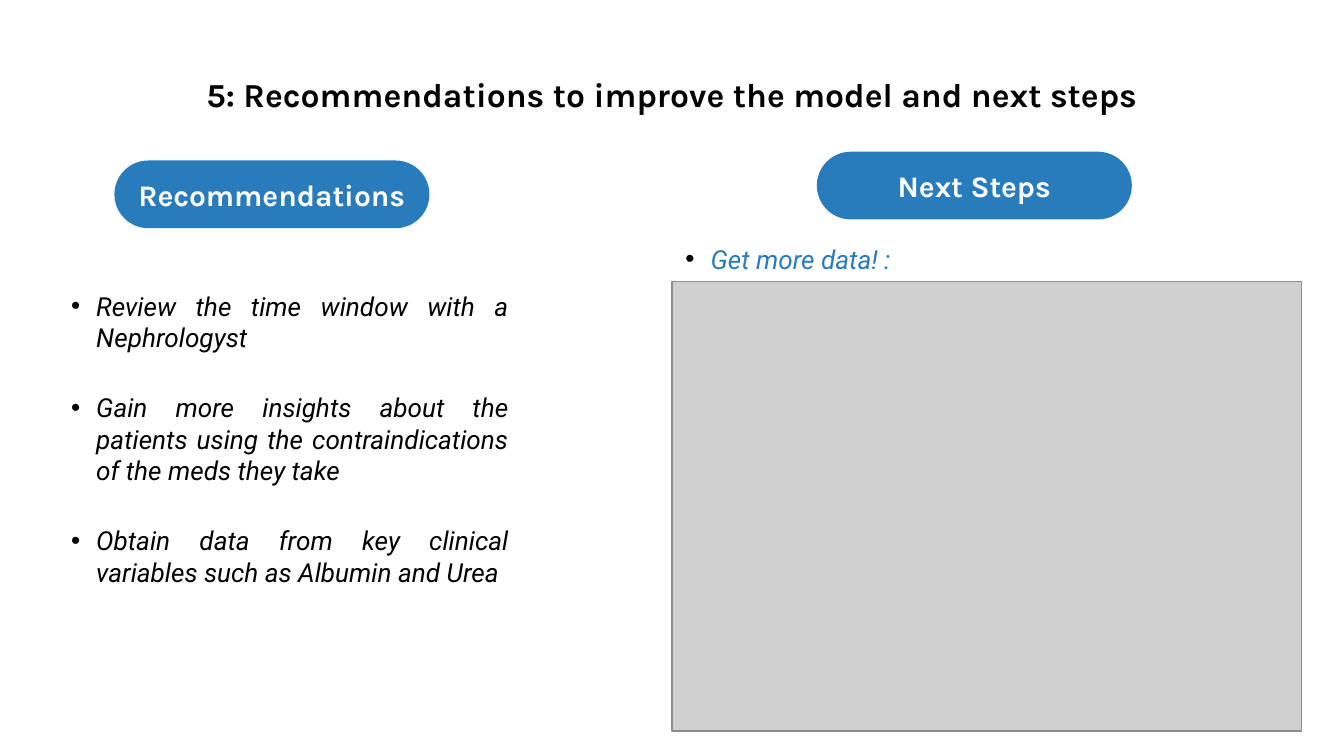
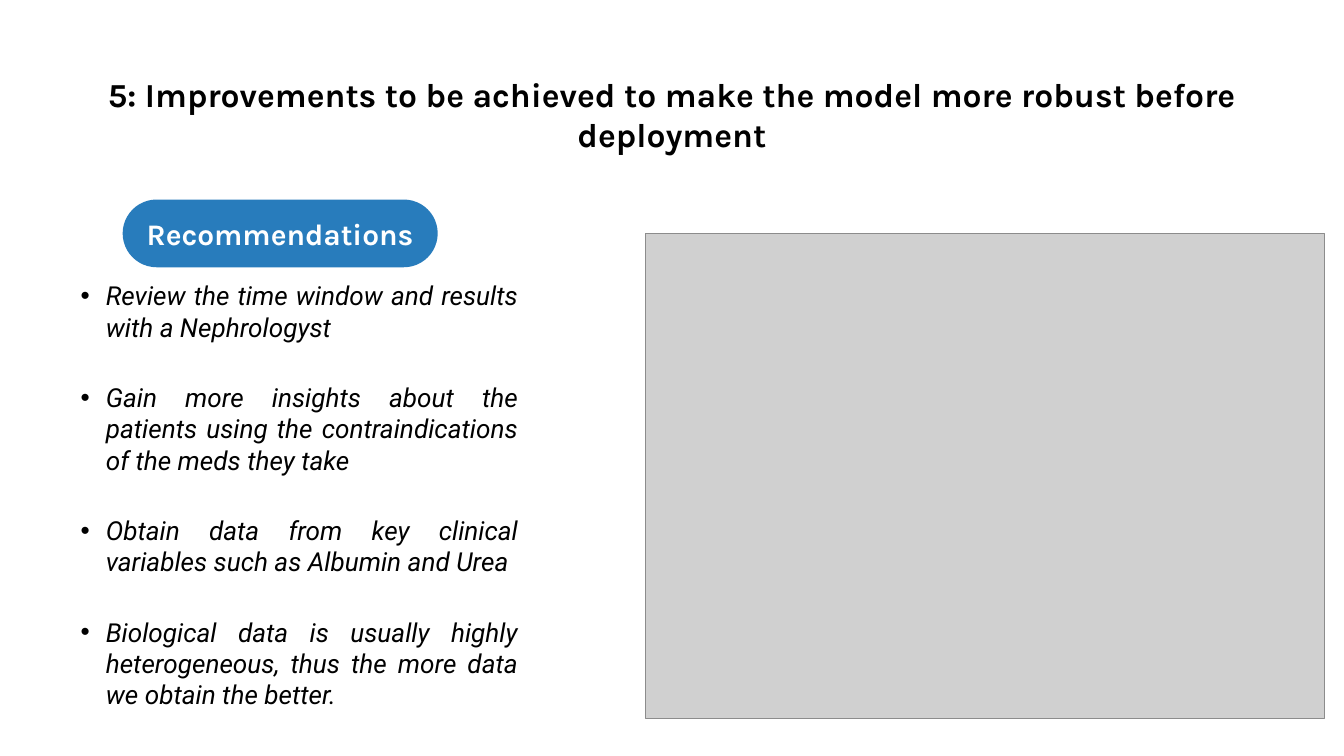
Before and after one commit to insomnium098/ChronicKidneyDiseaseChallenge, a slide deck: slide 17 of Slides.pptx (slide 14 before the commit). Drawn at 1344x756 pixels with LibreOffice and Linux fonts; fonts in the diff are those of the drawing; grey boxes stand for pictures. Boxes give left, top, right and bottom in pixels: in the first picture for what was removed or moved away, otherwise in the second. Text is boxed around its words. In the diff, an @@ line names an element or a change of style, - is before the commit and + after.

Commit message:
Update slides

```diff
--- a/Slides.pptx
+++ b/Slides.pptx
@@ title at [108,83,1235,115]: text changed @@
-5: Recommendations to improve the model and next steps
+5: Improvements to be achieved to make the model more robust before deployment
@@ round same rect removed at [817,152,1132,219] @@
@@ text removed at [898,177,1051,204] @@
-Next Steps
@@ text "Recommendations": place and size @@
-text "Recommendations" at [138,185,405,207]
+text "Recommendations" at [147,224,414,246]
@@ round same rect: place and size @@
-round same rect at [114,160,429,227]
+round same rect at [122,200,437,267]
@@ picture: place and size @@
-picture at [673,280,1302,730]
+picture at [646,234,1325,719]
@@ text removed at [711,249,878,270] @@
-• Get more data! :
@@ text "Review the time window and ...": place and size @@
-text "Review the time window and ..." at [96,296,508,583]
+text "Review the time window and ..." at [106,285,518,705]
@@ text at [106,285,517,343]: text changed @@
-• Review the time window with a Nephrologyst
+• Review the time window and results with a Nephrologyst
@@ text at [106,622,518,705]: paragraph added @@
+• Biological data is usually highly heterogeneous, thus the more data we obtain the better.
```
Also in this commit, not shown: 4 other slides changed, 4 slides added, 2 other files.
